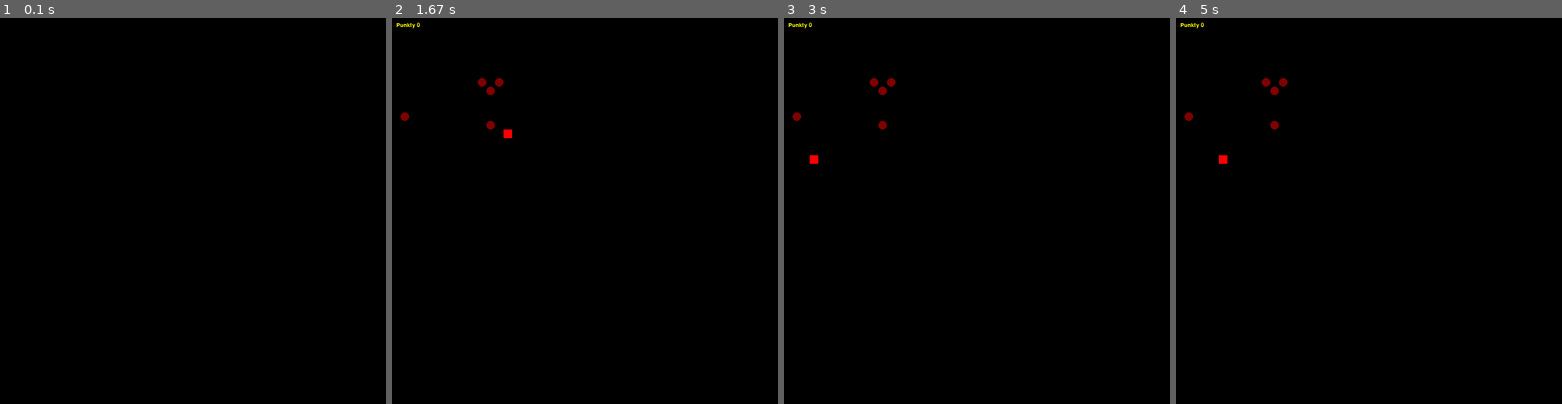
Above: before the commit, frames 1-4 (left to right).
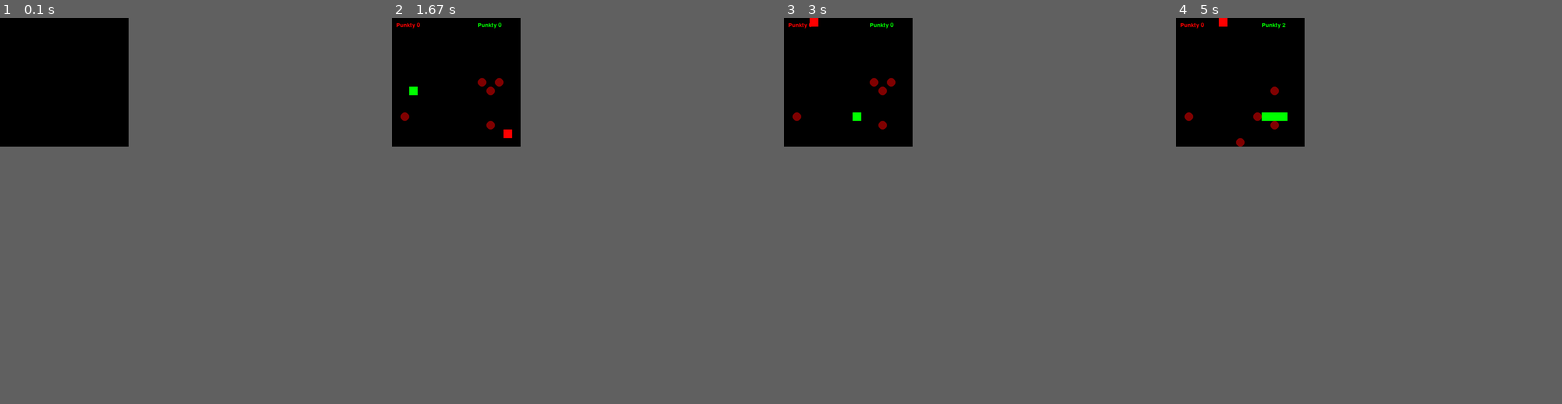
Above: after the commit, the same moments.

Repository: No0myy/asd
Game: pygame game, started from lekcja1.py
The game is run twice, just before and just after one commit, with the same random seed, the same clock (stepped at 60 frames per second) and the same inputs.
Inputs:
- Up to frame 1 (0.1 s): no input
- Up to frame 2 (1.67 s): hold D 0.33-0.8 s; hold W 0.83-1.13 s; hold Up 0.83-1.13 s; hold D 1.17-1.63 s; hold Right 1.17-1.63 s
- Up to frame 3 (3 s): hold A 1.67-2.2 s; hold Left 1.67-2.2 s; hold S 2.23-2.53 s; hold Down 2.23-2.53 s; hold A 2.57-2.97 s; hold Left 2.57-2.97 s
- Up to frame 4 (5 s): hold W 3-3.37 s; hold Up 3-3.37 s; hold D 3.4-4.03 s; hold Right 3.4-4.03 s; hold S 4.07-4.43 s; hold Down 4.07-4.43 s; hold A 4.47-4.93 s; hold Left 4.47-4.93 s; hold D from 4.97 s (still down); hold Right from 4.97 s (still down)
In our replay, the window is 900x900 before the commit and 300x300 after it. These sizes can differ from the game's own. Grey fills any space a smaller window leaves; there, only what the larger window draws over its background counts as a difference.

The runs differ from the first frame. In frame 1, only the window size differs. In frame 2, 0.1% of the frame differs, in the area x 1-29%, y 1-20%; in frame 3, 0.2%; in frame 4, 0.5%, in the area x 1-29%, y 0-38%.

Commit message:
Add files via upload

Diff:
--- a/lekcja1.py
+++ b/lekcja1.py
@@ -7,7 +7,9 @@
 
 
 def main():
-    obiektWaz=waz.Waz()
+    obiektWaz1=waz.Waz()
+    obiektWaz2=waz.Waz()
+
     obiektJablko=[]
     for nrJablka in range(0,iloscJablek):
         obiektJablko.append(jablko.Jablko())
@@ -15,14 +17,18 @@
 
 
     pygame.init()
-    Oknogry=pygame.display.set_mode((900,900),0,32)
+    Oknogry=pygame.display.set_mode((300,300),0,32)
     run=True
 
 
     while(run):
-        glowa=obiektWaz.getHeadPosition()
-        glowaWazX=glowa[0]
-        glowaWazY=glowa[1]
+        glowa=obiektWaz1.getHeadPosition()
+        obiektWaz1X=glowa[0]
+        obiektWaz1Y=glowa[1]
+        glowa2=obiektWaz2.getHeadPosition()
+        glowaWaz2X=glowa2[0]
+        glowaWaz2Y=glowa2[1]
+
         Oknogry.fill((0,0,0))
         pygame.time.delay(100)
 
@@ -34,26 +40,40 @@
             #sterowanie weża
             elif event.type == pygame.KEYDOWN:
                 if event.key == pygame.K_LEFT:
-                    obiektWaz.setDirection((-1,0))
+                    obiektWaz1.setDirection((-1,0))
                 elif event.key == pygame.K_RIGHT:
-                    obiektWaz.setDirection((1,0))
+                    obiektWaz1.setDirection((1,0))
                 elif event.key == pygame.K_UP:
-                    obiektWaz.setDirection((0,-1))
+                    obiektWaz1.setDirection((0,-1))
                 elif event.key == pygame.K_DOWN:
-                    obiektWaz.setDirection((0,1))
+                    obiektWaz1.setDirection((0,1))
+                elif event.key == pygame.K_a:
+                    obiektWaz2.setDirection((-1,0))
+                elif event.key == pygame.K_d:
+                    obiektWaz2.setDirection((1,0))
+                elif event.key == pygame.K_w:
+                    obiektWaz2.setDirection((0,-1))
+                elif event.key == pygame.K_s:
+                    obiektWaz2.setDirection((0,1))
+
                 #sprawdzanie czy waz nie zjada siebie
 
-        obiektWaz.snakeMove()
+        obiektWaz1.snakeMove()
+        obiektWaz2.snakeMove()
 
         #rysowanie węża
-        obiektWaz.drawSnake(Oknogry)
+        obiektWaz1.drawSnake(Oknogry)
+        obiektWaz2.drawSnake1(Oknogry)
 
             #zjedzenie jablka
         for nrJablka in obiektJablko [::]:
 
             pozycjaJablka=nrJablka.getPosition()
-            if glowaWazX==pozycjaJablka[0]-10 and glowaWazY==pozycjaJablka[1]-10:
-                obiektWaz.snakeEat()
+            if obiektWaz1X==pozycjaJablka[0]-10 and obiektWaz1Y==pozycjaJablka[1]-10:
+                obiektWaz1.snakeEat()
+
+            if glowaWaz2X==pozycjaJablka[0]-10 and glowaWaz2Y==pozycjaJablka[1]-10:
+                obiektWaz2.snakeEat()
                 #dlugosc=dlugosc+1
                 #losowanie pozycji jablka
                 nrJablka.randPosition()
@@ -61,8 +81,12 @@
             nrJablka.drawApple(Oknogry)
 
         czcionka=pygame.font.SysFont('comicsans',20)
-        tekst=czcionka.render("Punkty {0}".format(obiektWaz.punkty),1,(255,255,0))
+        tekst=czcionka.render("Punkty {0}".format(obiektWaz1.punkty),1,(255,0,0))
         Oknogry.blit(tekst,(10,10))
+
+        czcionka=pygame.font.SysFont('comicsans',20)
+        tekst=czcionka.render("Punkty {0}".format(obiektWaz2.punkty),1,(0,255,0))
+        Oknogry.blit(tekst,(200,10))
 
         pygame.display.update()
 
--- a/waz.py
+++ b/waz.py
@@ -48,18 +48,31 @@
         for position in self.pozycja[::-1]:
             kwadrat = pygame.Rect((position[0],position[1]),(20,20))
             pygame.draw.rect(Oknogry,(255,0,0),kwadrat)
+    def drawSnake1(self, Oknogry):
+        for position in self.pozycja[::-1]:
+            kwadrat = pygame.Rect((position[0],position[1]),(20,20))
+            pygame.draw.rect(Oknogry,(0,255,0),kwadrat)
     #sprawdzanie krawedzi okna
     def checkBorder(self,zmienna1,zmienna2):
         #przejscie prawa
-        if zmienna1>900:
+        if zmienna1>300:
             zmienna1=0
         #przejscie dol
-        if zmienna2>900:
+        if zmienna2>300:
             zmienna2=0
         #przejscie lewa
         if zmienna1<0:
-            zmienna1=900
+            zmienna1=300
         #przejscie gora
         if zmienna2<0:
-            zmienna2=900
+            zmienna2=300
         return (zmienna1,zmienna2)
+
+        #sprawdzanie czy ktoś mnie zjadł
+    def bitMe(self,pozycje):
+        for czesciCiała in self.pozycja[::]:
+            if pozycje[0]==czesciCiała[0] and pozycje[1] ==czesciCiała[1]:
+                self.pozycja=[(pozycje[0],pozycje[1]
+                )]
+                self.dlugosc=1
+                self.punkty=0
